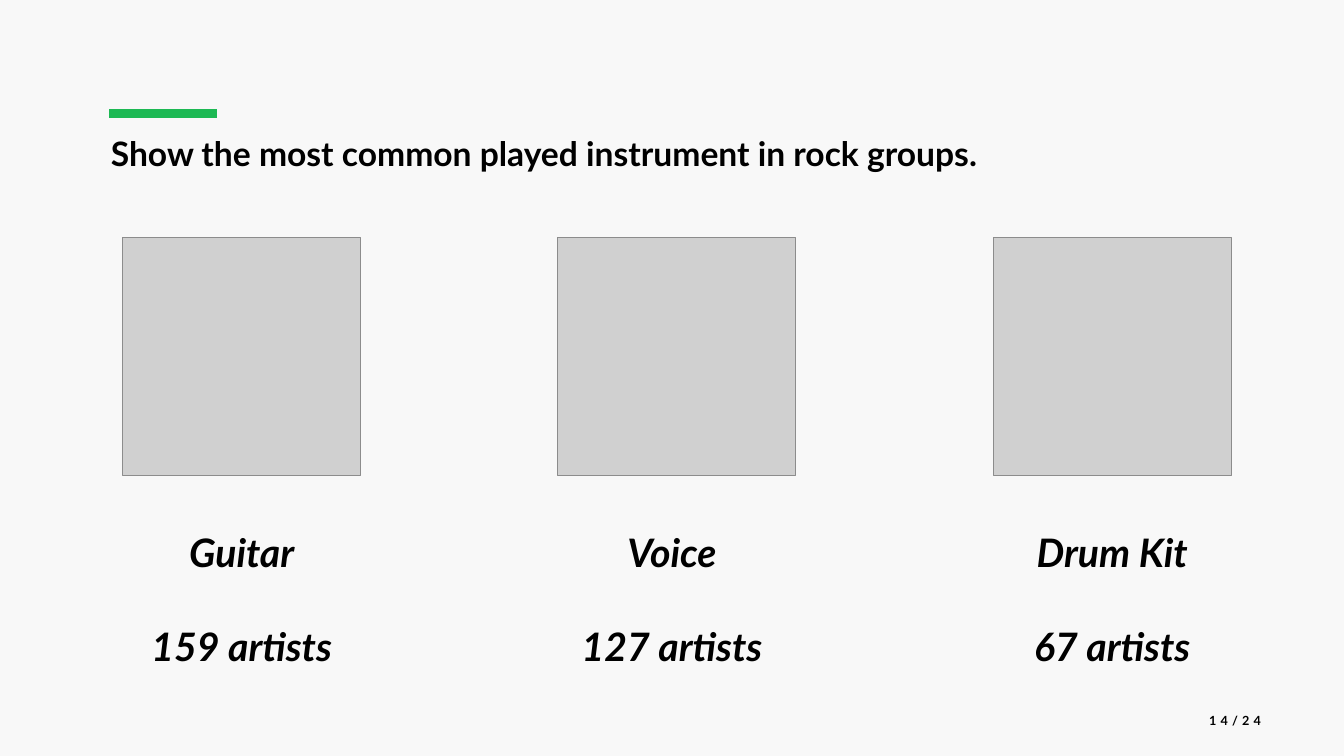
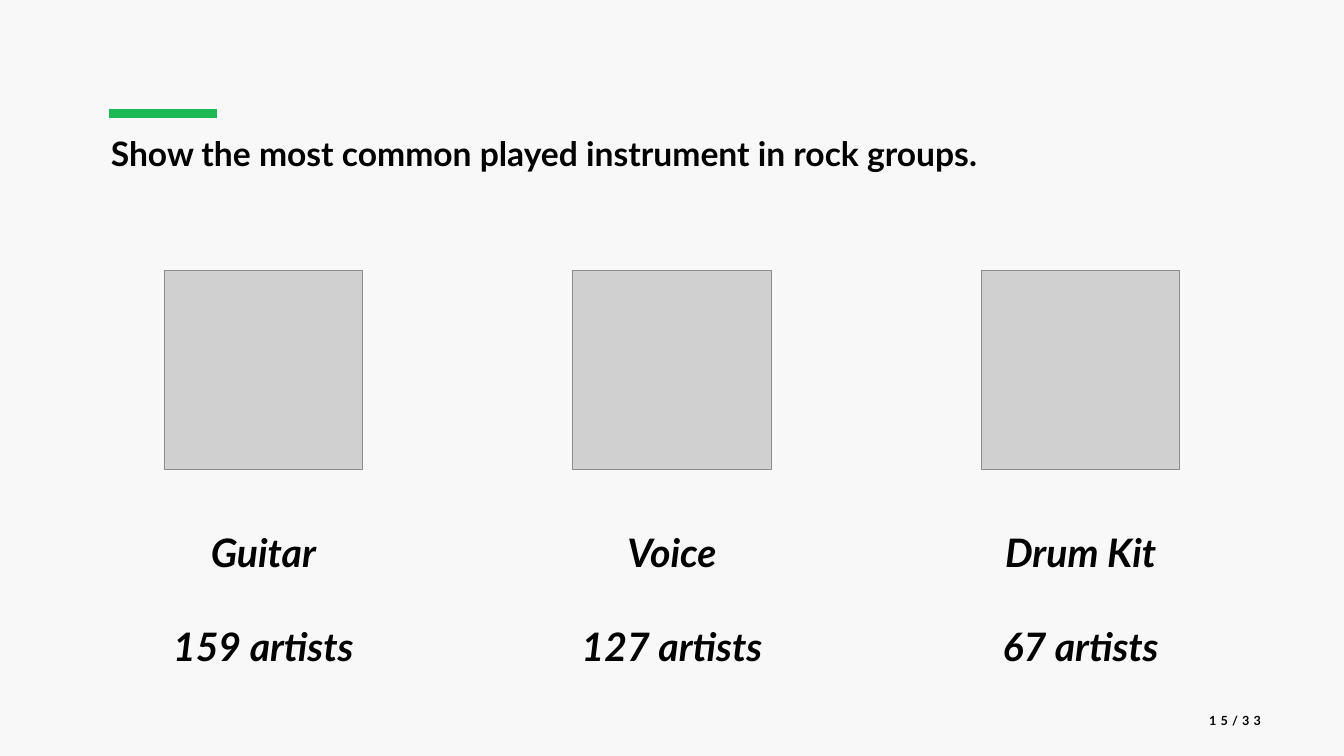
Before and after one commit to luca-martinelli-09/spotify-pg, a slide deck: slide 15 of slides/Spotify_Presentation.pptx (slide 14 before the commit). Drawn at 1344x756 pixels with LibreOffice and Linux fonts; fonts in the diff are those of the drawing; grey boxes stand for pictures. Boxes give left, top, right and bottom in pixels: in the first picture for what was removed or moved away, otherwise in the second. Text is boxed around its words. In the diff, an @@ line names an element or a change of style, - is before the commit and + after.

```diff
--- a/slides/Spotify_Presentation.pptx
+++ b/slides/Spotify_Presentation.pptx
@@ picture: place and size @@
-picture at [123, 238, 361, 476]
+picture at [164, 271, 363, 470]
@@ picture: place and size @@
-picture at [558, 238, 796, 476]
+picture at [573, 271, 771, 470]
@@ picture: place and size @@
-picture at [993, 238, 1231, 476]
+picture at [982, 271, 1181, 470]
@@ text "Guitar": place and size @@
-text "Guitar" at [151, 538, 332, 662]
+text "Guitar" at [173, 538, 354, 662]
@@ text "Drum Kit": place and size @@
-text "Drum Kit" at [1034, 538, 1190, 662]
+text "Drum Kit" at [1003, 538, 1159, 662]
@@ page number at [1209, 715, 1261, 726]: text changed @@
-14/24
+15/33
```
Also in this commit, not shown: 19 other slides changed, 4 slides added, 1 slide removed, 23 other files.
